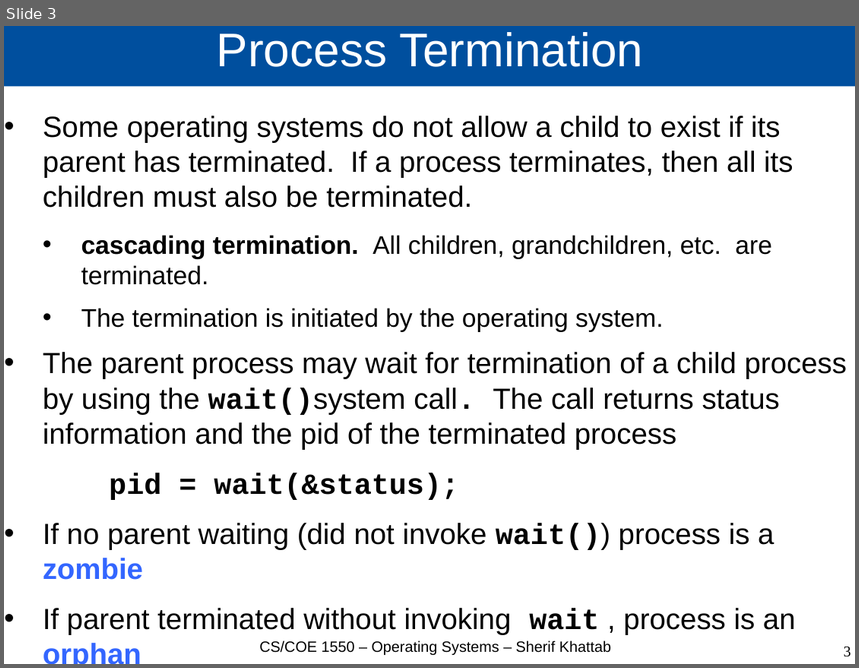
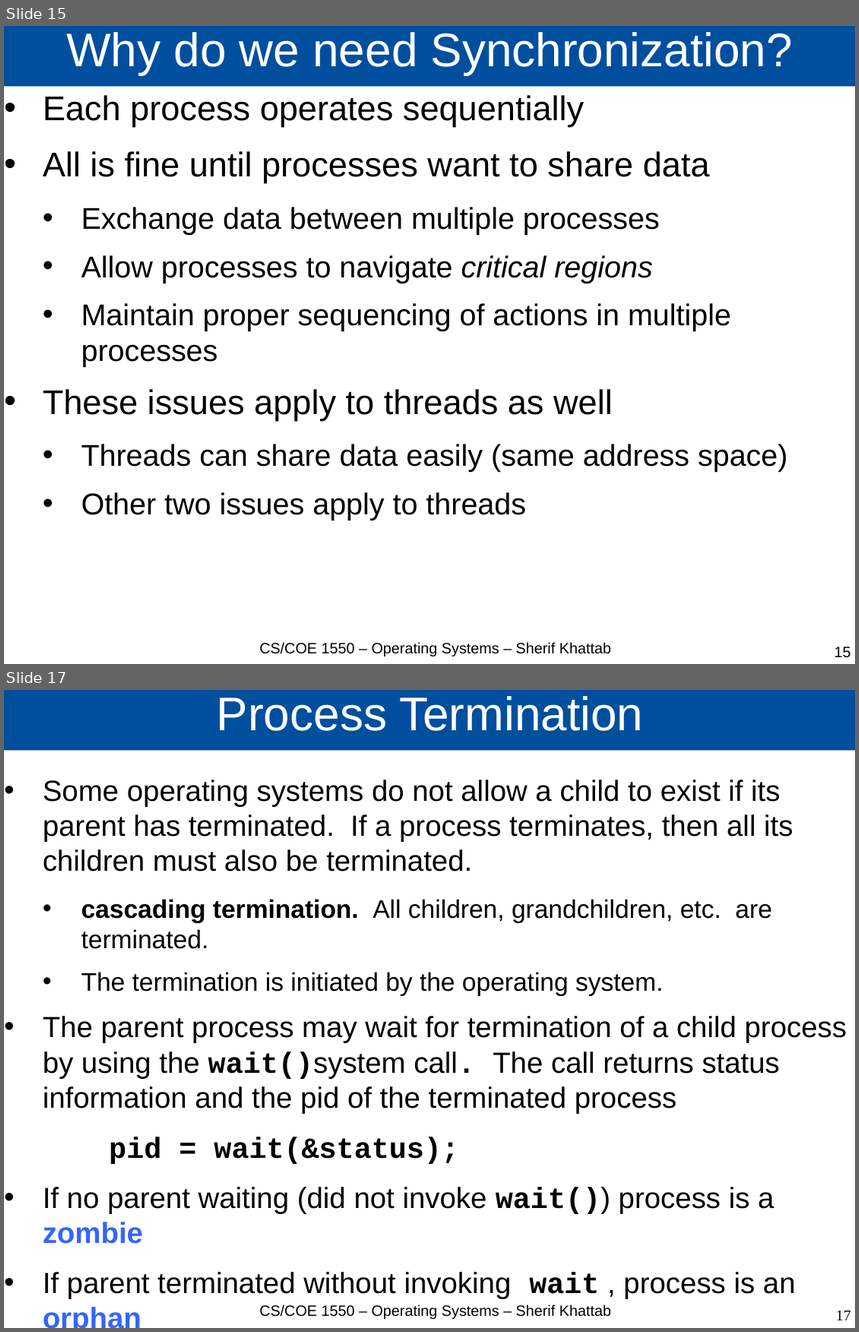
Before and after one commit to cs1550-2224/cs1550-code-handouts, a slide deck: DraftSlides/Lecture3.pptx. Shown one above the other, each under a label of ours: slide 3 before the commit, slides 15 and 17 after it; the slides between them are not shown. The pictures are 859x668 and 859x1332 pixels, drawn with LibreOffice and Linux fonts; fonts in the diff are those of the drawing. Boxes give left, top, right and bottom in pixels: in the first picture for what was removed or moved away, otherwise in the second. Text is boxed around its words. In the diff, an @@ line names an element or a change of style, - is before the commit and + after.

```diff
--- a/DraftSlides/Lecture3.pptx
+++ b/DraftSlides/Lecture3.pptx
@@ slide 15 added at bbox=[4, 26, 855, 664], background #FFFFFF @@
@@ title added at bbox=[4, 26, 855, 87], fill #004F9E, 44 pt, text #FFFFFF @@
+Why do we need Synchronization?
@@ text added at bbox=[43, 95, 788, 520], 28 pt, text #000000 @@
+• Each process operates sequentially
+• All is fine until processes want to share data
+  • Exchange data between multiple processes
+  • Allow processes to navigate critical regions
+  • Maintain proper sequencing of actions in multiple processes
+• These issues apply to threads as well
+  • Threads can share data easily (same address space)
+  • Other two issues apply to threads
@@ text added at bbox=[259, 642, 611, 657], 14 pt, text #000000 @@
+CS/COE 1550 – Operating Systems – Sherif Khattab
@@ page number added at bbox=[835, 647, 851, 658], 14 pt, text #000000 @@
+15
@@ what was slide 3 is now slide 17 @@
@@ page number at bbox=[836, 1311, 851, 1321]: text changed @@
-3
+17
```
Also in this commit, not shown: 1 slide changed, 13 other slides added, 1 other file.
